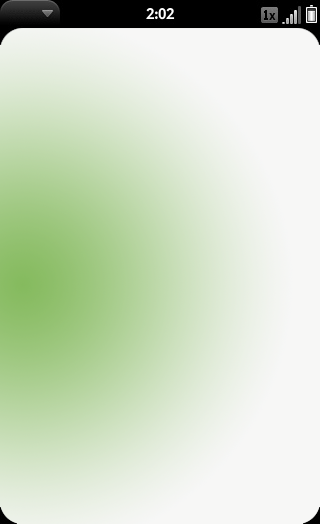
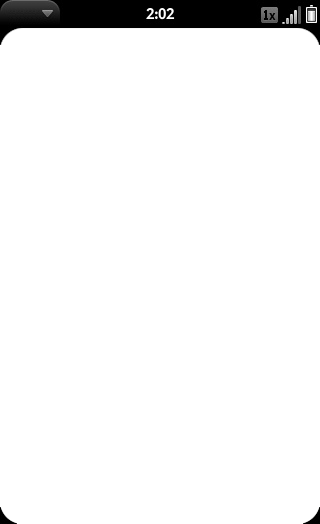
The second 320 × 524 image is a revision of the first. Changes to its layers:
added group "PALM PRE" with 3 layers above "Crazy test" over [0, 28, 320, 524]
moved "Top" into group "PALM PRE" over [1, 28, 319, 45]
moved "Bottom" into group "PALM PRE" over [0, 507, 319, 524]
removed layer "Grey BG" (was 30%) over [0, 28, 320, 524]
removed layer "Green BG" over [0, 28, 320, 524]
